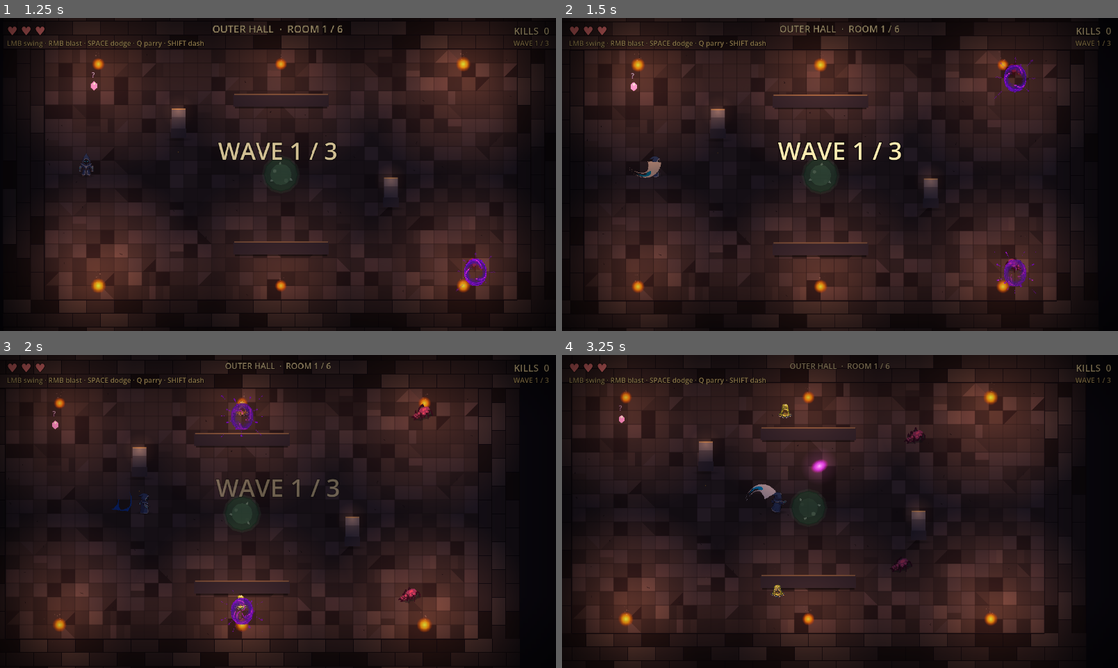
Above: before the commit, frames 1-4 (two rows, left to right).
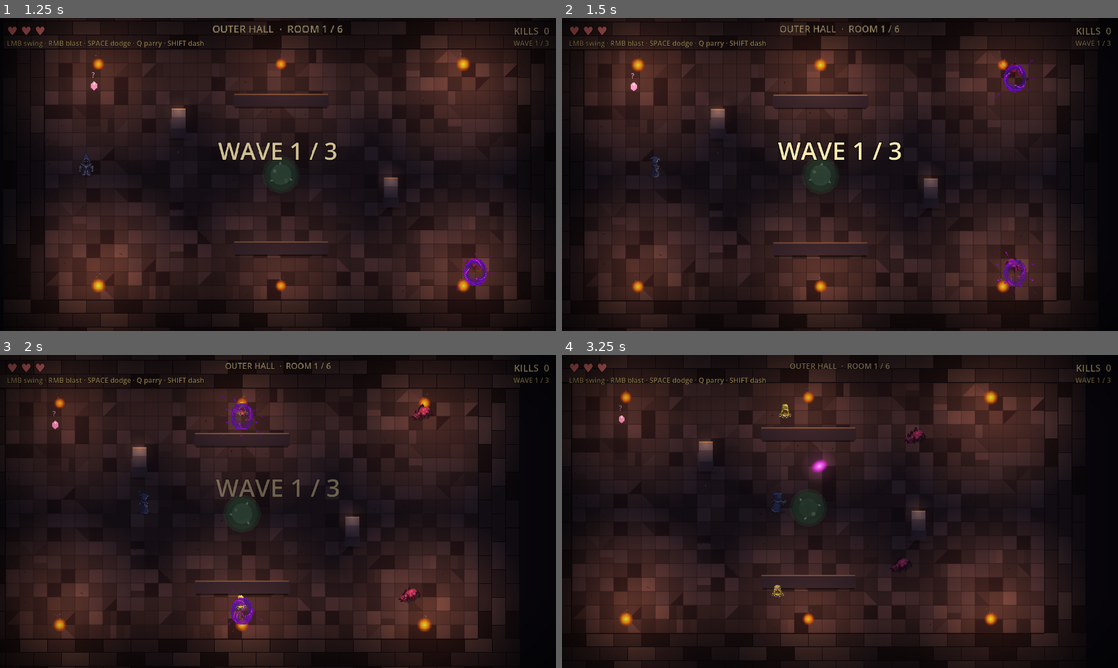
Above: after the commit, the same moments.

Repository: alitaghva1/ethera
Game: Godot game, scene res://scenes/main_menu.tscn
Two runs of this game, one before a commit and one after it. Both use one fixed random seed, a clock stepped at 60 frames per second and the inputs below.
Inputs (mouse positions are in pixels of both pictures, inside the frame that each line leads up to):
- Up to frame 1 (1.25 s): click "BEGIN" at 0.5 s
- Up to frame 2 (1.5 s): tap Enter at 1.25 s; move the mouse to (962, 158) at 1.27 s; press the mouse at (962, 158) at 1.28 s; hold D (move_right) from 1.28 s (still down)
- Up to frame 3 (2 s): keep holding D (move_right)
- Up to frame 4 (3.25 s): release D (move_right) at 2 s; release the mouse at (962, 495) at 2 s; drag from (728, 527) to (617, 423) at 2.02 s; move the mouse to (895, 442) at 2.77 s; hold D (move_right) from 2.78 s (still down); hold Right mouse button (blast) from 2.78 s (still down); click (895, 442) at 3.05 s

Frame 1 is identical in both runs. In frame 2, 0.1% of the frame differs, in the area x 12-18%, y 45-52%; in frame 3, less than 0.1%; in frame 4, 0.1%, in the area x 33-39%, y 41-47%.

Commit message:
feat(godot iter-90): slash connected to hero frame — parent, scale, fps
User feedback after iter-89: "feels better than before but in general
still too floaty and not properly connected to the frame of the main
character." Iter-89 fixed the asymmetric-arc off-axis problem but three
underlying issues remained, all visible by reading the numbers off
hero.gd:

  HERO_DRAW        = 60   (sprite ~60 px tall)
  ATTACK_RANGE     = 56   (gameplay reach)
  ATTACK_SWING_TIME = 0.18 (windup + active strike)

vs. the iter-89 slash:
  scale_mul   0.78  → 100 px sprite (1.7x hero height, overshoots reach)
  fps         30    → 0.30 s animation (lingers past swing window)
  parent      current_scene  (hero moves ≥11 px lunge + WASD; slash
                              hangs in world space → "floaty")

Three fixes, one feel pass:

1. **Parent slash to hero.** screen_flash.gd now passes the hero node
   as FxSprite host (was get_tree().current_scene). Slash inherits hero
   transforms, follows the forward lunge + any in-swing WASD input.
   Auto-cleans with the hero on death.

2. **Tighter scale_mul.** divisor /18.0 → /28.0, clamp (0.7-1.3) → (0.4-0.7).
   width=14 (default) now yields 64-px sprite; width=22 (max relics)
   caps at 90 px. Slash visual fits within ATTACK_RANGE instead of
   reaching past it.

3. **fps 30 → 50 in slash_arc_meta.json.** 9 frames at 50 fps = 0.18 s,
   exactly ATTACK_SWING_TIME. Slash starts AND finishes within the
   swing window; no lingering ghost arc after the strike.

iter-88's test had a hard pin on "/ 18.0"; iter-90 retunes that, so
test_iter88.gd loosens to "no longer 64-px-cell divisor" (the real
intent) and test_iter90.gd asserts the specific /28.0 + clamp.

All 20 integration tests pass.

Co-Authored-By: Claude Opus 4.7 (1M context) <noreply@anthropic.com>

Diff:
--- a/slime-depths-godot/assets/fx/slash_arc_meta.json
+++ b/slime-depths-godot/assets/fx/slash_arc_meta.json
@@ -1,7 +1,7 @@
 {
   "name": "slash_arc",
   "frames": 9,
-  "fps": 30,
+  "fps": 50,
   "cell_size": 128,
   "sheet_width": 1152,
   "sheet_height": 128,
--- a/slime-depths-godot/scripts/screen_flash.gd
+++ b/slime-depths-godot/scripts/screen_flash.gd
@@ -161,7 +161,17 @@
 		"swing_sign": swing_sign,
 	}
 	var opts: Dictionary = AttackFeel.compose_slash_opts(hero, ctx)
-	var parent: Node = get_tree().current_scene
+	# iter-90: parent the slash to the HERO node (was current_scene). Two
+	# wins from this:
+	#   1. The slash follows the hero's forward lunge + any WASD input
+	#      during the 0.18s swing. Previously the slash hung in world
+	#      space while the hero moved 11+ px forward — user-reported
+	#      "floaty, not connected to the character frame."
+	#   2. Slash auto-frees with the hero on death (no orphan VFX after
+	#      a death mid-swing).
+	# Falls back to current_scene if the hero lookup fails (e.g. boss
+	# intro fires hero_attacked from an off-stage sim).
+	var parent: Node = hero if hero != null else get_tree().current_scene
 	if parent == null:
 		return
 	# Map composer opts → FxSprite params:
@@ -175,7 +185,15 @@
 	#                     hero like a one-two combo
 	#   aim.angle()     → rotation so the arc points where the player is
 	#                     swinging at
-	var scale_mul: float = clampf(float(opts.get("width", 14.0)) / 18.0, 0.7, 1.3)
+	# iter-90: tighter scale so the slash visual roughly matches
+	# ATTACK_RANGE (56 px in hero.gd) rather than overshooting it.
+	#   width=14 (default) → 14/28 ≈ 0.50 → 128*0.50 = 64 px sprite
+	#   width=22 (max relics) → 22/28 ≈ 0.79 → clamped to 0.70 → 90 px
+	# Was /18.0 + clamp (0.7-1.3) which produced a 90-166 px sprite —
+	# 1.5x-2.7x the hero's 60 px drawn height, reading as a giant
+	# disconnected overlay. /28 + (0.4-0.7) keeps the slash within
+	# hero proportions while still scaling visibly with build width.
+	var scale_mul: float = clampf(float(opts.get("width", 14.0)) / 28.0, 0.4, 0.7)
 	# iter-89: shift the slash texture FORWARD in local coords so the
 	# arc's visual mass appears IN FRONT of the hero. The Frostwindz
 	# slash sheet has its arc concentrated in the upper-right diagonal
--- a/slime-depths-godot/tests/test_iter88.gd
+++ b/slime-depths-godot/tests/test_iter88.gd
@@ -102,16 +102,17 @@
 		print("OK iter-86 SpawnBurst files deleted (superseded by Frostwindz portal)")
 
 	# ═══ screen_flash scale tuning updated for 128-px cells ═══
+	# iter-88 first bumped the divisor from /9.3 (64-px cells) to /18.0 (128-px).
+	# iter-90 retuned to /28.0 to bring the slash visual within ATTACK_RANGE
+	# (the slash was reading as a giant disconnected overlay at /18.0).
+	# We still assert the 64-px-cell divisor is gone — that's the real iter-88
+	# guarantee. Specific 128-px divisor is verified in test_iter90.gd.
 	var sf_src := FileAccess.get_file_as_string("res://scripts/screen_flash.gd")
-	# scale_mul divisor jumped from /9.3 (for 64-px cells) to /18.0 (for 128-px cells)
 	if sf_src.contains("/ 9.3"):
 		push_error("FAIL: screen_flash.gd still has 64-px-cell scale_mul divisor (/ 9.3)")
 		ok = false
-	elif not sf_src.contains("/ 18.0"):
-		push_error("FAIL: screen_flash.gd missing 128-px-cell scale_mul divisor (/ 18.0)")
-		ok = false
 	else:
-		print("OK screen_flash.gd scale_mul tuned for 128-px cells")
+		print("OK screen_flash.gd scale_mul no longer uses 64-px-cell divisor")
 
 	if ok:
 		print("=== ITER 88 INTEGRATION PASSED ===")
--- /dev/null
+++ b/slime-depths-godot/tests/test_iter90.gd
@@ -0,0 +1,102 @@
+extends SceneTree
+
+# Iter 90 — slash "floaty / not connected to character frame" fix.
+#
+# After iter 89 (forward offset), user reported the slash still felt
+# disconnected from the hero. Diagnosis:
+#   1. Slash was parented to current_scene → hung in world space while
+#      the hero lunged 11+ px forward during the 0.18s swing.
+#   2. Slash visual was 100-166 px wide vs. hero's 60 px draw size +
+#      56 px attack range — read as a giant overlay, not a swing.
+#   3. Slash animation ran 0.30s vs. swing window 0.18s — slash lingered
+#      past the actual strike.
+#
+# Three fixes:
+#   1. screen_flash.gd parents the slash to the hero (not current_scene)
+#   2. scale_mul divisor /18.0 → /28.0 with clamp (0.4, 0.7) — fits hero
+#   3. slash_arc_meta.json fps 30 → 50 — duration matches swing window
+func _initialize() -> void:
+	var ok := true
+
+	# ═══ 1. Slash parented to hero ═══
+	var sf_src := FileAccess.get_file_as_string("res://scripts/screen_flash.gd")
+	# The parent assignment must prefer hero over current_scene.
+	if not sf_src.contains("hero if hero != null else get_tree().current_scene"):
+		push_error("FAIL: screen_flash.gd doesn't parent slash to hero (still using current_scene)")
+		ok = false
+	else:
+		print("OK screen_flash.gd parents slash to hero (falls back to current_scene)")
+
+	# ═══ 2. Tighter scale_mul ═══
+	if sf_src.contains("/ 18.0"):
+		push_error("FAIL: screen_flash.gd still has old /18.0 scale_mul divisor (slash too big)")
+		ok = false
+	elif not sf_src.contains("/ 28.0"):
+		push_error("FAIL: screen_flash.gd missing /28.0 scale_mul divisor (iter-90 tuning)")
+		ok = false
+	else:
+		print("OK screen_flash.gd scale_mul divisor is /28.0")
+
+	# Clamp range must also be tightened — old (0.7, 1.3) would defeat
+	# the /28 divisor (everything would clamp up to 0.7 or 1.3).
+	if not sf_src.contains("0.4, 0.7"):
+		push_error("FAIL: screen_flash.gd scale_mul clamp not (0.4, 0.7) — slash sizing won't track tuning")
+		ok = false
+	else:
+		print("OK screen_flash.gd scale_mul clamp is (0.4, 0.7) — slash stays hero-proportioned")
+
+	# ═══ 3. Slash animation fps bumped ═══
+	var meta_path := "res://assets/fx/slash_arc_meta.json"
+	if not FileAccess.file_exists(meta_path):
+		push_error("FAIL: slash_arc_meta.json missing")
+		ok = false
+	else:
+		var f := FileAccess.open(meta_path, FileAccess.READ)
+		var meta = JSON.parse_string(f.get_as_text())
+		f.close()
+		if not (meta is Dictionary):
+			push_error("FAIL: slash_arc_meta.json invalid")
+			ok = false
+		else:
+			var fps: float = float(meta.get("fps", 0.0))
+			var frames: int = int(meta.get("frames", 0))
+			# At 9 frames @ 50fps the animation runs 0.18s — exactly
+			# ATTACK_SWING_TIME in hero.gd. Lets the slash visual start
+			# AND finish within the swing window.
+			if fps < 45.0:
+				push_error("FAIL: slash_arc fps is %s, should be ≥45 to fit ATTACK_SWING_TIME 0.18s" % fps)
+				ok = false
+			else:
+				var duration: float = float(frames) / fps
+				print("OK slash_arc fps=%s, %d frames → %.3fs duration (target ≤0.18s ATTACK_SWING_TIME)" % [fps, frames, duration])
+				if duration > 0.20:
+					push_error("FAIL: slash_arc duration %.3fs exceeds swing window 0.18s (+slack)" % duration)
+					ok = false
+
+	# ═══ Runtime smoke — slash parented to passed host ═══
+	# Structural check: FxSprite.spawn must add the new node as a child
+	# of the passed host. Godot's transform propagation (fx follows host
+	# global_position changes) is a SceneTree-frame thing that doesn't
+	# settle synchronously inside _initialize, so we assert the parent
+	# relationship rather than test live motion — at game runtime the
+	# transform pipeline runs every frame and the follow-along works.
+	var fxs := load("res://scripts/fx_sprite.gd")
+	if fxs != null and fxs.has_method("spawn"):
+		var host := Node2D.new()
+		host.global_position = Vector2(100, 100)
+		root.add_child(host)
+		var fx = fxs.spawn(host, Vector2(110, 100), "slash_arc", {})
+		if fx == null:
+			push_error("FAIL: FxSprite.spawn returned null for slash_arc")
+			ok = false
+		elif fx.get_parent() != host:
+			push_error("FAIL: FxSprite.spawn didn't parent to passed host (parent=%s)" % str(fx.get_parent()))
+			ok = false
+		else:
+			print("OK FxSprite.spawn parents the new node under the passed host")
+
+	if ok:
+		print("=== ITER 90 INTEGRATION PASSED ===")
+	else:
+		print("=== ITER 90 INTEGRATION FAILED ===")
+	quit(0 if ok else 1)
